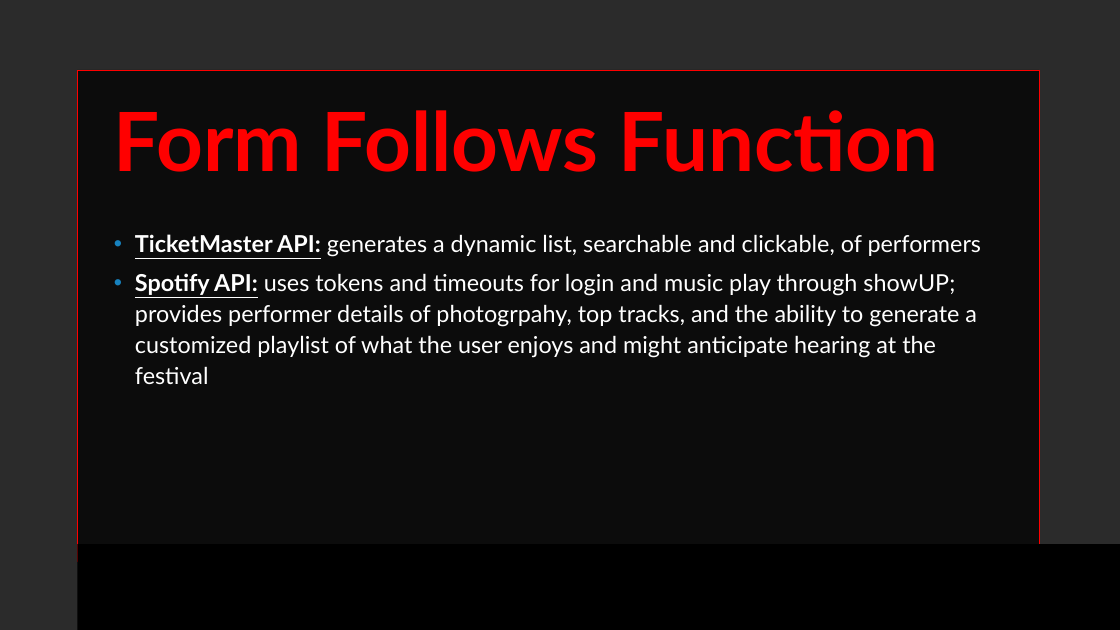
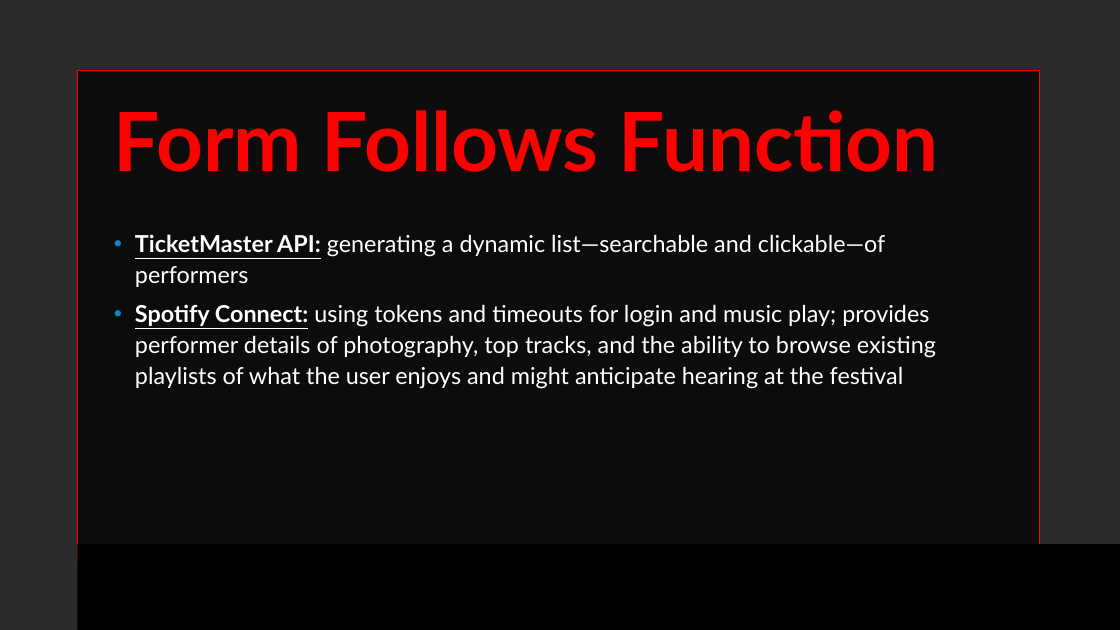
Before and after one commit to jmdahle/showup, a slide deck: slide 4 of docs/Team Project 3.pptx. Drawn at 1120x630 pixels with LibreOffice and Linux fonts; fonts in the diff are those of the drawing; background and template pictures are left out; a plain dark background stands for a picture behind light text. Boxes give left, top, right and bottom in pixels: in the first picture for what was removed or moved away, otherwise in the second. Text is boxed around its words. In the diff, an @@ line names an element or a change of style, - is before the commit and + after.

Commit message:
PPT update

```diff
--- a/docs/Team Project 3.pptx
+++ b/docs/Team Project 3.pptx
@@ text at (135, 234, 936, 389): text changed @@
-• TicketMaster API: generates a dynamic list, searchable and clickable, of performers
-• Spotify API: uses tokens and timeouts for login and music play through showUP; provides performer details of photogrpahy, top tracks, and the ability to generate a customized playlist of what the user enjoys and might anticipate hearing at the festival
+• TicketMaster API: generating a dynamic list—searchable and clickable—of performers
+• Spotify Connect: using tokens and timeouts for login and music play; provides performer details of photography, top tracks, and the ability to browse existing playlists of what the user enjoys and might anticipate hearing at the festival
```
Also in this commit, not shown: 3 other files.
